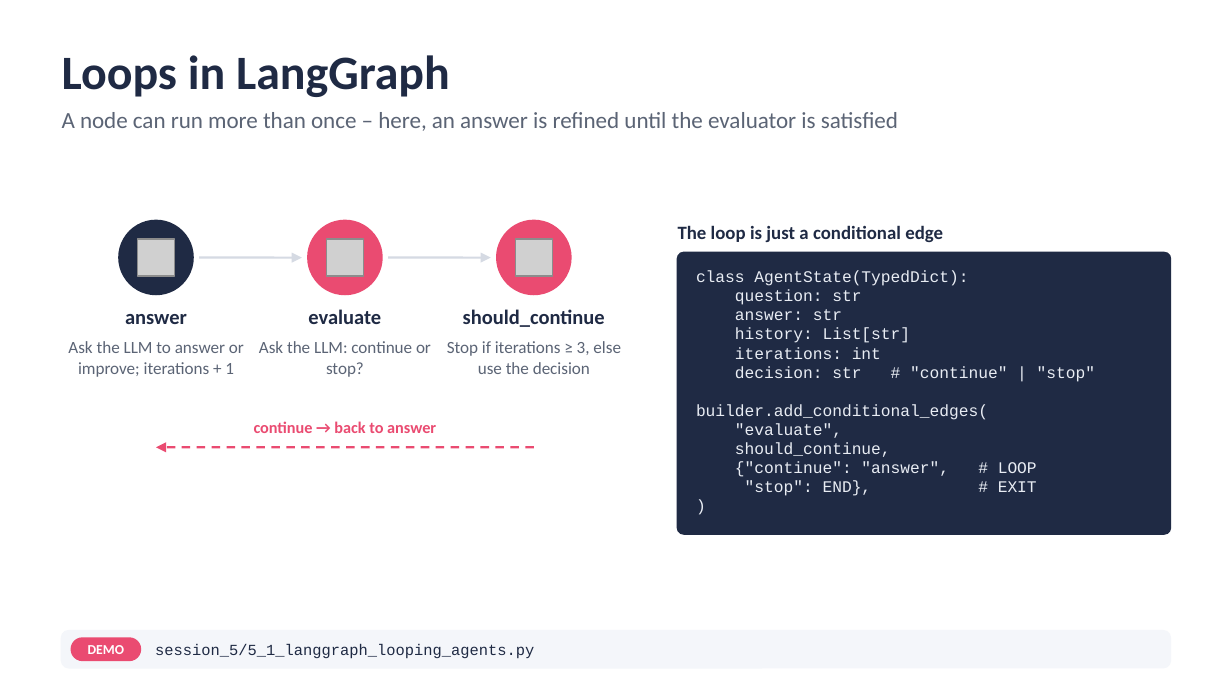
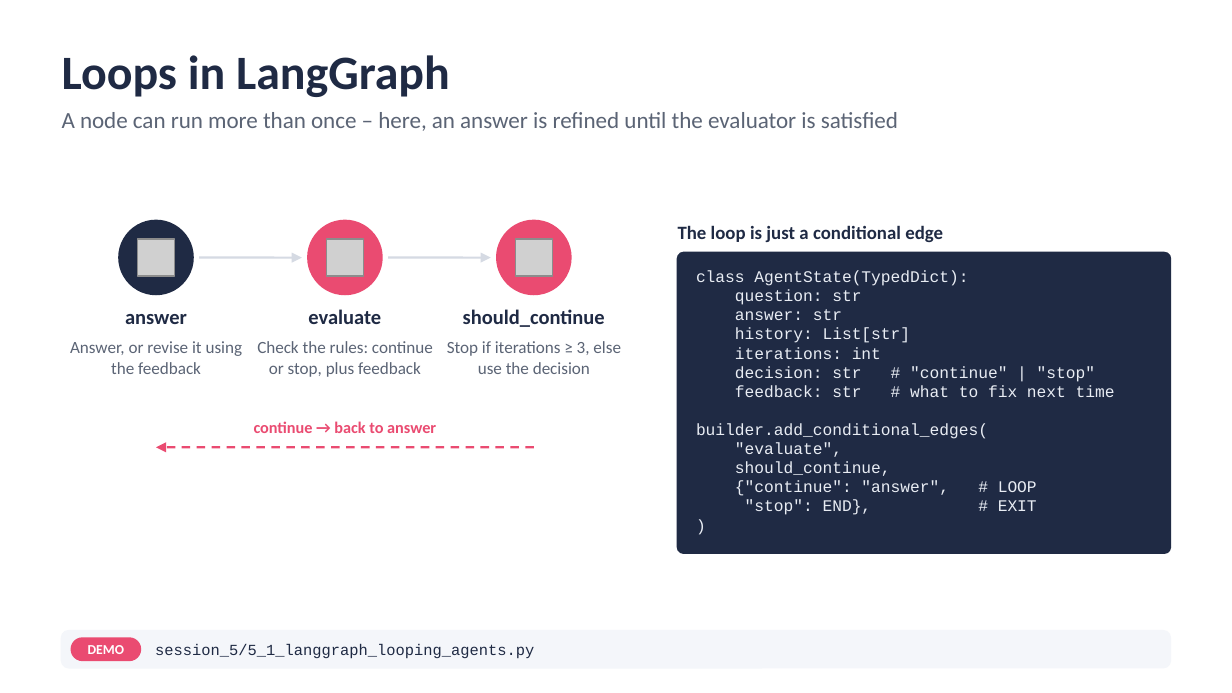
Before and after one commit to atulkahatecdac/agenticai, a slide deck: slide 76 of 16_PGP-Agentic/PGP_Agentic_AI.pptx. Drawn at 1232x693 pixels with LibreOffice and Linux fonts; fonts in the diff are those of the drawing; grey boxes stand for pictures. Boxes give left, top, right and bottom in pixels: in the first picture for what was removed or moved away, otherwise in the second. Text is boxed around its words. In the diff, an @@ line names an element or a change of style, - is before the commit and + after.

```diff
--- a/16_PGP-Agentic/PGP_Agentic_AI.pptx
+++ b/16_PGP-Agentic/PGP_Agentic_AI.pptx
@@ rounded rectangle: place and size @@
-rounded rectangle at (678, 253, 1170, 533)
+rounded rectangle at (678, 253, 1170, 553)
@@ rounded rectangle at (678, 253, 1170, 553): proportions changed @@
@@ text at (70, 341, 243, 374): text changed @@
-Ask the LLM to answer or improve; iterations + 1
+Answer, or revise it using the feedback
@@ text at (257, 341, 433, 377): text changed @@
-Ask the LLM: continue or stop?
+Check the rules: continue or stop, plus feedback
@@ text at (735, 385, 1115, 397): paragraph added @@
+feedback: str # what to fix next time
```
Also in this commit, not shown: 6 other slides changed, 3 slides added, 2 slides removed, 9 other files.
